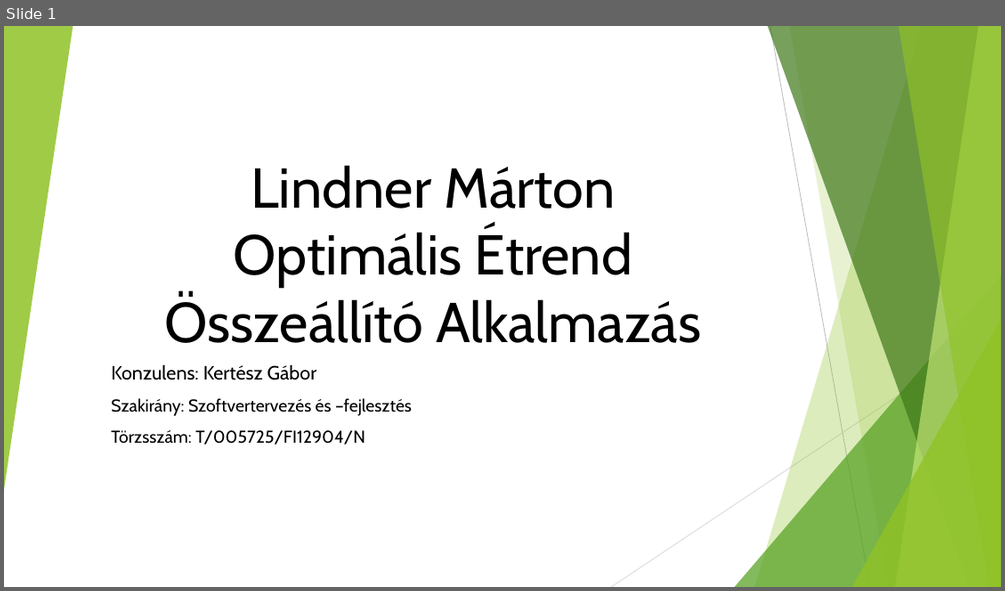
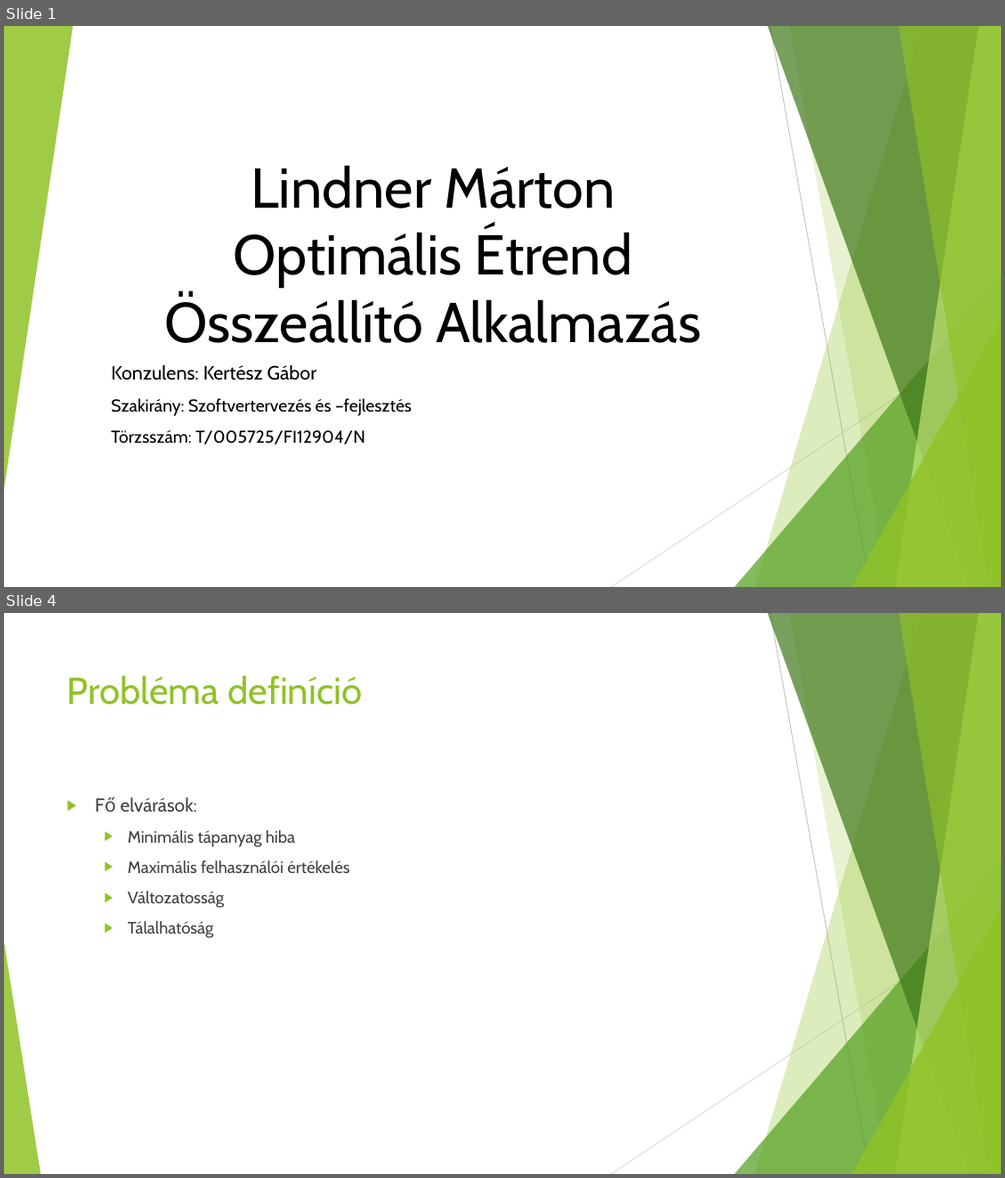
Before and after one commit to lindnermarci/Szakdolgozat, a slide deck: Bemutato.pptx. Shown one above the other, each under a label of ours: slide 1 before the commit, slides 1 and 4 after it; the slides between them are not shown. The pictures are 1005x591 and 1005x1178 pixels, drawn with LibreOffice and Linux fonts; fonts in the diff are those of the drawing. Boxes give left, top, right and bottom in pixels: in the first picture for what was removed or moved away, otherwise in the second. Text is boxed around its words. In the diff, an @@ line names an element or a change of style, - is before the commit and + after.

```diff
--- a/Bemutato.pptx
+++ b/Bemutato.pptx
@@ slide 4 added at (4, 613, 1001, 1174), background #FFFFFF; not listed: 9 template elements that a slide beside it also shows @@
@@ title added at (67, 675, 362, 705), 36 pt, text #90C226 @@
+Probléma definíció
@@ text added at (121, 797, 349, 938), 16 pt, text #404040 @@
+▶ Fő elvárások:
+  ▶ Minimális tápanyag hiba
+  ▶ Maximális felhasználói értékelés
+  ▶ Változatosság
+  ▶ Tálalhatóság
@@ triangle added at (4, 941, 40, 1174), fill #90C226 at 85% opacity @@
```
Also in this commit, not shown: 6 other slides added, 1 slide removed, 2 other files.
